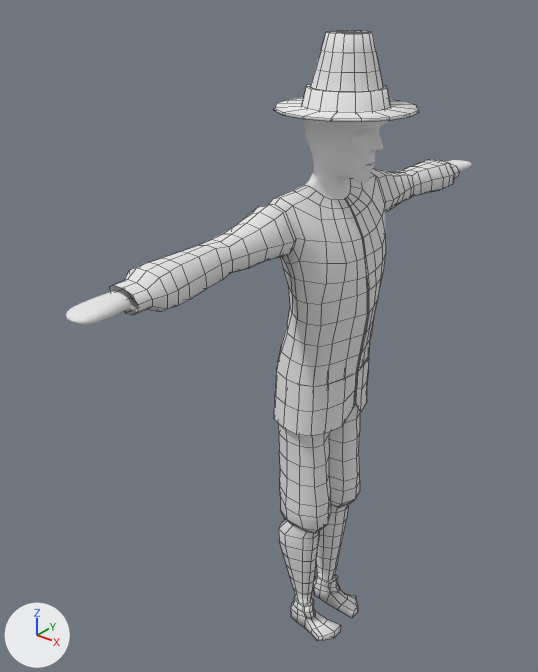
Two versions of the Blender file martingeiger/male_gfx/sailor/data/male_gfx_BLENDER-v276.blend, one commit apart.
Camera for both pictures: a 50 mm camera at (1.222, -1.929, 2.382) aimed at (-0.246, -0.094, 1.245). Arrows for +X, +Y and +Z are at lower left; the lights stay in place. Mesh edges are drawn as thin lines on the coarser meshes.

Before the edit, the objects in view are built like this:
```python
ob_cube = bpy.data.objects.new('Cube', me_cube)
ob_cube.location = (0.0, 0.0, 0.0)
ob_cube.rotation_euler = (0.0, 0.0, 1.571)  # degrees (0, 0, 90)
ob_cube.scale = (0.343, 0.343, 0.343)
ob_pioneer_hat = bpy.data.objects.new('pioneer_hat', me_plane)
ob_pioneer_hat.location = (-0.03, 0.0, 2.099)
ob_pioneer_hat.rotation_euler = (1.571, 0.0, 0.0)  # degrees (90, 0, 0)
ob_pioneer_trouser_shoes = bpy.data.objects.new('pioneer_trouser_shoes', me_cube_005)
ob_pioneer_trouser_shoes.location = (0.0, 0.0, 0.0)
ob_pioneer_trouser_shoes.rotation_euler = (0.0, 0.0, 1.571)  # degrees (0, 0, 90)
ob_pioneer_trouser_shoes.scale = (0.343, 0.343, 0.343)
# also in view: 'pioneer_upperbody' at (-0.06, 0.0, 1.389)
```
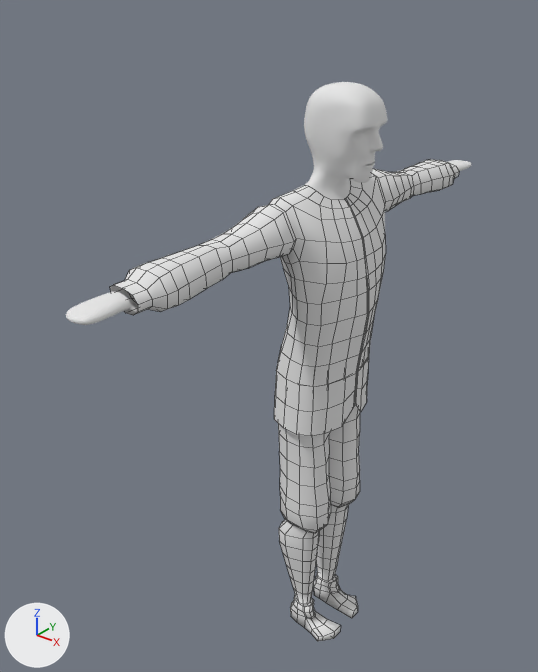
Scene script edits in JSON lines:
```json
{"op": "remove", "block": "ob_pioneer_hat", "code": ["ob_pioneer_hat = bpy.data.objects.new('pioneer_hat', me_plane)", "ob_pioneer_hat.location = (-0.03, 0.0, 2.099)", "ob_pioneer_hat.rotation_euler = (1.571, 0.0, 0.0)  # degrees (90, 0, 0)"]}
```

Changed parts and their boxes [x1, y1, x2, y2] in the pictures (538 x 672 px):
```json
{"object": "pioneer_hat", "change": "deleted", "before": [274, 30, 419, 122]}
```
